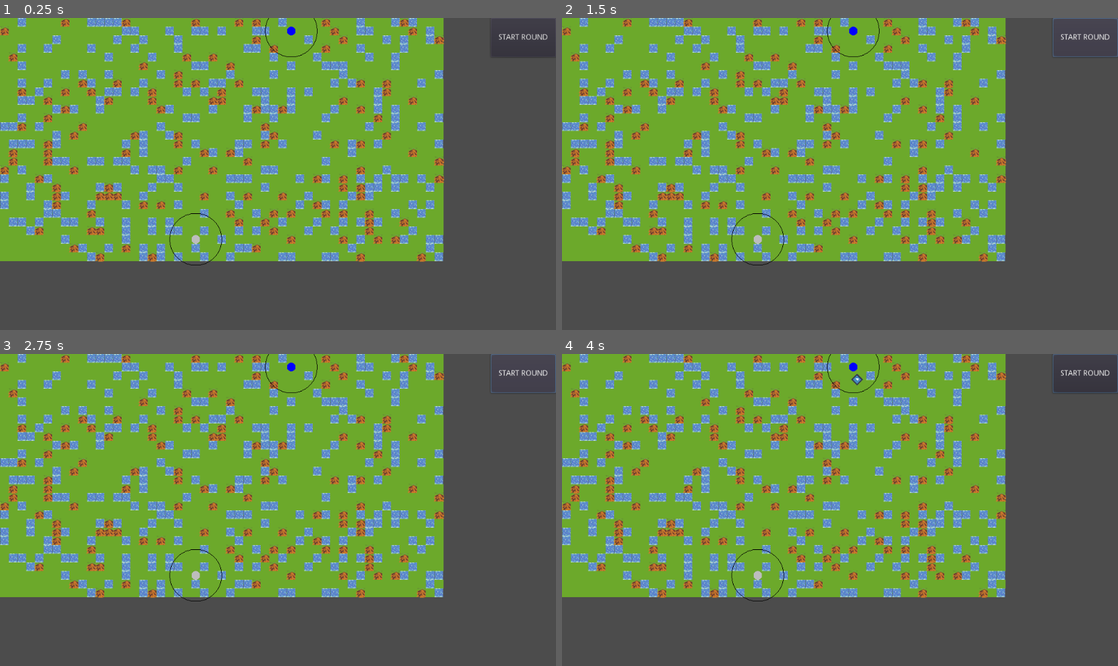
Above: before the commit, frames 1-4 (two rows, left to right).
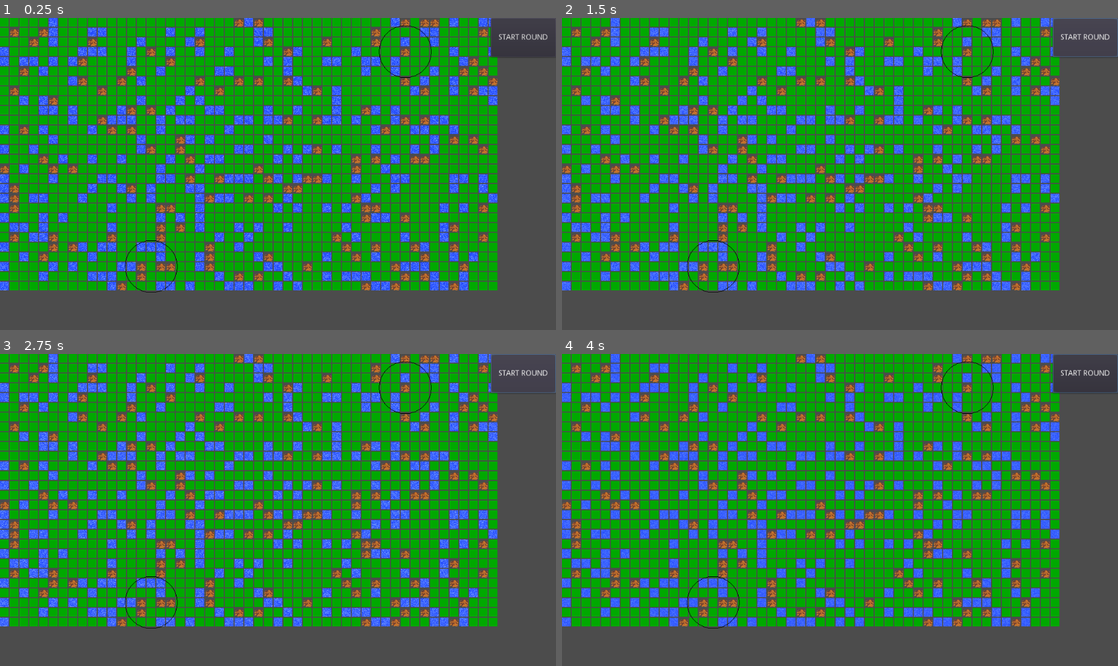
Above: after the commit, the same moments.

Repository: DylanGuidry95/GD_Tower_Defense
Game: Godot game, scene res://Scenes/Main.tscn
Two runs of this game, one before a commit and one after it. Both use one fixed random seed, a clock stepped at 60 frames per second and the inputs below. The engine's default icon, where the game draws it, is replaced by a stand-in: a white triangle on a blue panel in a dark square.
Inputs (mouse positions are in pixels of both pictures, inside the frame that each line leads up to):
- Up to frame 1 (0.25 s): no input
- Up to frame 2 (1.5 s): click "START ROUND" at 0.5 s; click "START ROUND" at 1.25 s
- Up to frame 3 (2.75 s): click "START ROUND" at 2 s
- Up to frame 4 (4 s): move the mouse to (567, 357) at 2.77 s; tap Keypad 8 (show path) at 2.85, 3.8 s; move the mouse to (573, 357) at 3.52 s; click (573, 357) at 3.6 s

The runs differ from the first frame. In frame 1, 75% of the frame differs, in the area x 0-90%, y 0-88%; in frame 2, 75%; in frame 3, 75%; in frame 4, 75%.
Error before the commit: Invalid get index '3' (on base: 'Array'). (res://Scripts/Main.gd:24)
Error after the commit: Parse Error: Expected ']' (res://Scripts/Main.gd:52)

Commit message:
Shadders and visual updates

Diff:
--- /dev/null
+++ b/Tower/Scenes/Goal.tscn
@@ -0,0 +1,9 @@
+[gd_scene load_steps=2 format=2]
+
+[ext_resource path="res://Art/basictiles.png" type="Texture" id=1]
+
+[node name="Goal" type="Sprite"]
+z_index = 1
+texture = ExtResource( 1 )
+region_enabled = true
+region_rect = Rect2( 80, 128, 16, 16 )
--- a/Tower/Scenes/Grass_Tile_1.tscn
+++ b/Tower/Scenes/Grass_Tile_1.tscn
@@ -1,19 +1,25 @@
-[gd_scene load_steps=4 format=2]
+[gd_scene load_steps=6 format=2]
 
 [ext_resource path="res://Art/basictiles.png" type="Texture" id=1]
 [ext_resource path="res://Scripts/Tile_Behaviour.gd" type="Script" id=2]
+[ext_resource path="res://shader/terrain_tile.shader" type="Shader" id=3]
 
-[sub_resource type="RectangleShape2D" id=1]
-extents = Vector2( 8.57505, 8.1465 )
+[sub_resource type="ShaderMaterial" id=1]
+shader = ExtResource( 3 )
+shader_param/height = null
+
+[sub_resource type="RectangleShape2D" id=2]
+extents = Vector2( 8.05476, 8.1465 )
 
 [node name="Grass_Tile_1" type="Sprite" groups=[
 "cell",
 ]]
+material = SubResource( 1 )
 position = Vector2( 8.5, 8 )
 z_index = -1
 texture = ExtResource( 1 )
 region_enabled = true
-region_rect = Rect2( 48, 16, 17, 16 )
+region_rect = Rect2( 49, 16, 16, 16 )
 script = ExtResource( 2 )
 
 [node name="Area2D" type="Area2D" parent="."]
@@ -22,6 +28,7 @@
 collision_mask = 0
 
 [node name="CollisionShape2D" type="CollisionShape2D" parent="Area2D"]
-shape = SubResource( 1 )
+visible = false
+shape = SubResource( 2 )
 [connection signal="mouse_entered" from="Area2D" to="." method="_on_Area2D_mouse_entered"]
 [connection signal="mouse_exited" from="Area2D" to="." method="_on_Area2D_mouse_exited"]
--- a/Tower/Scenes/Main.tscn
+++ b/Tower/Scenes/Main.tscn
@@ -9,10 +9,16 @@
 [ext_resource path="res://Scenes/mountain_tile_1.tscn" type="PackedScene" id=7]
 [ext_resource path="res://Scenes/Harvester.tscn" type="PackedScene" id=8]
 [ext_resource path="res://Scenes/water_tile_1.tscn" type="PackedScene" id=9]
+[ext_resource path="res://Scenes/Spawner.tscn" type="PackedScene" id=10]
+[ext_resource path="res://Scenes/Goal.tscn" type="PackedScene" id=11]
+[ext_resource path="res://Scenes/Path.tscn" type="PackedScene" id=12]
 
 [node name="Main" type="Node2D"]
 script = ExtResource( 1 )
 agent = ExtResource( 3 )
+path_visual = ExtResource( 12 )
+spawner_visual = ExtResource( 10 )
+goal_visual = ExtResource( 11 )
 rounds = [ 5, 10, 15 ]
 
 [node name="Path" type="Node2D" parent="."]
--- /dev/null
+++ b/Tower/Scenes/Path.tscn
@@ -0,0 +1,9 @@
+[gd_scene load_steps=2 format=2]
+
+[ext_resource path="res://Art/basictiles.png" type="Texture" id=1]
+
+[node name="Path" type="Sprite"]
+scale = Vector2( 1, 0.8 )
+texture = ExtResource( 1 )
+region_enabled = true
+region_rect = Rect2( 96, 16, 16, 16 )
--- /dev/null
+++ b/Tower/Scenes/Spawner.tscn
@@ -0,0 +1,9 @@
+[gd_scene load_steps=2 format=2]
+
+[ext_resource path="res://Art/basictiles.png" type="Texture" id=1]
+
+[node name="Spawner" type="Sprite"]
+z_index = 1
+texture = ExtResource( 1 )
+region_enabled = true
+region_rect = Rect2( 48, 79, 16, 16 )
--- a/Tower/Scenes/mountain_tile_1.tscn
+++ b/Tower/Scenes/mountain_tile_1.tscn
@@ -1,20 +1,25 @@
-[gd_scene load_steps=4 format=2]
+[gd_scene load_steps=6 format=2]
 
 [ext_resource path="res://Art/basictiles.png" type="Texture" id=1]
 [ext_resource path="res://Scripts/Tile_Behaviour.gd" type="Script" id=2]
+[ext_resource path="res://shader/terrain_tile.shader" type="Shader" id=3]
 
-[sub_resource type="RectangleShape2D" id=1]
+[sub_resource type="ShaderMaterial" id=1]
+shader = ExtResource( 3 )
+shader_param/height = null
+
+[sub_resource type="RectangleShape2D" id=2]
 extents = Vector2( 8.57505, 8.1465 )
 
 [node name="Mountain" type="Sprite" groups=[
 "cell",
 ]]
+material = SubResource( 1 )
 position = Vector2( 8.5, 8 )
-scale = Vector2( 1.2, 1.2 )
 z_index = -1
 texture = ExtResource( 1 )
 region_enabled = true
-region_rect = Rect2( 96, 112, 16, 15 )
+region_rect = Rect2( 96, 112, 16, 16 )
 script = ExtResource( 2 )
 
 [node name="Area2D" type="Area2D" parent="."]
@@ -23,13 +28,7 @@
 collision_mask = 0
 
 [node name="CollisionShape2D" type="CollisionShape2D" parent="Area2D"]
-shape = SubResource( 1 )
-
-[node name="Sprite" type="Sprite" parent="."]
-scale = Vector2( 0.8, 0.8 )
-z_index = -1
-texture = ExtResource( 1 )
-region_enabled = true
-region_rect = Rect2( 48, 16, 17, 16 )
+visible = false
+shape = SubResource( 2 )
 [connection signal="mouse_entered" from="Area2D" to="." method="_on_Area2D_mouse_entered"]
 [connection signal="mouse_exited" from="Area2D" to="." method="_on_Area2D_mouse_exited"]
--- a/Tower/Scenes/water_tile_1.tscn
+++ b/Tower/Scenes/water_tile_1.tscn
@@ -1,14 +1,19 @@
-[gd_scene load_steps=4 format=2]
+[gd_scene load_steps=6 format=2]
 
 [ext_resource path="res://Art/basictiles.png" type="Texture" id=1]
 [ext_resource path="res://Scripts/Tile_Behaviour.gd" type="Script" id=2]
+[ext_resource path="res://shader/water.tres" type="Shader" id=3]
 
-[sub_resource type="RectangleShape2D" id=1]
+[sub_resource type="ShaderMaterial" id=1]
+shader = ExtResource( 3 )
+
+[sub_resource type="RectangleShape2D" id=2]
 extents = Vector2( 8.57505, 8.1465 )
 
 [node name="water_tile" type="Sprite" groups=[
 "cell",
 ]]
+material = SubResource( 1 )
 position = Vector2( 8.5, 8 )
 z_index = -1
 texture = ExtResource( 1 )
@@ -17,11 +22,13 @@
 script = ExtResource( 2 )
 
 [node name="Area2D" type="Area2D" parent="."]
+visible = false
 gravity = 0.0
 collision_layer = 2147483649
 collision_mask = 0
 
 [node name="CollisionShape2D" type="CollisionShape2D" parent="Area2D"]
-shape = SubResource( 1 )
+visible = false
+shape = SubResource( 2 )
 [connection signal="mouse_entered" from="Area2D" to="." method="_on_Area2D_mouse_entered"]
 [connection signal="mouse_exited" from="Area2D" to="." method="_on_Area2D_mouse_exited"]
--- a/Tower/Scripts/Main.gd
+++ b/Tower/Scripts/Main.gd
@@ -1,17 +1,29 @@
 extends Node2D
 export (PackedScene) var agent
+export (PackedScene) var path_visual
+export (PackedScene) var spawner_visual
+export (PackedScene) var goal_visual
 
 var is_round_running
 export var rounds = []
 var num_spawns = 0
 var current_round = 0
+var spawner
+var goal
+var paths = []
 
 export var health = 1
 
 # Called when the node enters the scene tree for the first time.
 func _ready():
 	is_round_running = false
-	pass # Replace with function body.
+	var algo = $Path
+	spawner = spawner_visual.instance()
+	add_child(spawner)
+	spawner.position = algo.start_node.position
+	goal = goal_visual.instance()
+	add_child(goal)
+	goal.position = algo.end_node.position
 
 func _on_SpawnTimer_timeout():
 	if is_round_running:
@@ -25,10 +37,20 @@
 		is_round_running = false
 
 func _process(delta):
+	update()
 	if Input.is_action_just_pressed("show path") && !is_round_running:
 		$Path.find_path()
-		for c in $Path.valid_path:
-			$Path.tiles[$Path.cells.find(c)].path = true
+
+func _draw():
+	var path = $Path.valid_path
+	if path != null:
+		if path.size() != 0:
+			var iter = 0
+			for tile in path:
+				if iter == path.size() - 1:
+					break
+				draw_line($Path.tiles[tile, path[iter + 1].position, Color.black)
+				iter += 1
 
 func take_damage():
 	health -= 1
--- a/Tower/Scripts/Navigation_Behaviour.gd
+++ b/Tower/Scripts/Navigation_Behaviour.gd
@@ -28,8 +28,6 @@
 		if current_index < 0:
 			emit_signal("goal_reached")
 			queue_free()
-		timer = 0
-
 
 func _on_Area2D_body_entered(body):
 	queue_free()
--- a/Tower/Scripts/Path_Follow_Grid.gd
+++ b/Tower/Scripts/Path_Follow_Grid.gd
@@ -96,7 +96,7 @@
 			cells.append(newCell)
 
 	for c in cells:
-		var pos = c.position * Vector2(16,16)
+		var pos = c.position * Vector2(18,18)
 		c.height = noise.get_noise_2dv(pos) * height_mod
 		var newTile
 		if c.height > 1.5:
@@ -111,6 +111,9 @@
 		add_child(newTile)
 		newTile.position = pos + newTile.position
 		newTile.connect("tile_interacted", self, "tile_clicked")
+		var h = c.height
+		var mat = newTile.material
+		mat.set_shader_param("height", h)
 
 	start_node = tiles[random.randi_range(0, tiles.size() / 2)]
 	var start = cells[tiles.find(start_node)]
--- a/Tower/Scripts/Tile_Behaviour.gd
+++ b/Tower/Scripts/Tile_Behaviour.gd
@@ -15,19 +15,8 @@
 	traversable = !has_resource
 	pass # Replace with function body.
 
-func _draw():
-	var p = get_parent()
-	var h = p.cells[p.tiles.find(self)].height
-	if path:
-		draw_circle(Vector2(0,0), 7, Color.yellow)
-	if is_start:
-		draw_circle(Vector2(0,0), 8, Color.blue)
-	if is_goal:
-		draw_circle(Vector2(0,0), 8, Color.gray)
-
 # Called every frame. 'delta' is the elapsed time since the previous frame.
 func _process(delta):
-	update()
 	if hoovered && interactable && !is_start && !is_goal:
 		if Input.is_action_just_pressed("place_turret") && !has_resource:
 			emit_signal("tile_interacted", self, "traversable")
--- /dev/null
+++ b/Tower/shader/terrain_tile.shader
@@ -0,0 +1,18 @@
+shader_type canvas_item;
+uniform float height;
+
+void fragment()
+{
+	vec4 grass = vec4(0,1,0,1);
+	vec4 water = vec4(0, 0, 1, 1);
+	vec4 mountain = vec4(1, .98, .98, 1);
+
+	vec4 c = texture(TEXTURE, UV);
+
+	if(height >= 1.5)
+		COLOR = mountain * c;
+	else if(height <= -1.0)
+		COLOR = water * c;
+	else
+		COLOR = grass * c;
+}
--- a/Tower/shader/water.tres
+++ b/Tower/shader/water.tres
@@ -2,24 +2,25 @@
 
 [ext_resource path="res://shader/PerlinNoise3D.gd" type="Script" id=1]
 
-[sub_resource type="VisualShaderNodeScalarFunc" id=5]
+[sub_resource type="VisualShaderNodeScalarFunc" id=1]
 function = 0
 
-[sub_resource type="VisualShaderNodeColorConstant" id=6]
+[sub_resource type="VisualShaderNodeColorConstant" id=2]
 constant = Color( 0, 0.15625, 1, 1 )
 
-[sub_resource type="VisualShaderNodeVectorOp" id=7]
-
-[sub_resource type="VisualShaderNodeInput" id=1]
-input_name = "uv"
-
-[sub_resource type="VisualShaderNodeVec3Constant" id=2]
-constant = Vector3( 5, 5, 5 )
-
-[sub_resource type="VisualShaderNodeScalarConstant" id=3]
-constant = 3.0
+[sub_resource type="VisualShaderNodeVectorOp" id=3]
+output_port_for_preview = 0
 
 [sub_resource type="VisualShaderNodeInput" id=4]
+input_name = "fragcoord"
+
+[sub_resource type="VisualShaderNodeVec3Constant" id=5]
+constant = Vector3( 5, 5, 1 )
+
+[sub_resource type="VisualShaderNodeScalarConstant" id=6]
+constant = 10.0
+
+[sub_resource type="VisualShaderNodeInput" id=7]
 input_name = "time"
 
 [sub_resource type="VisualShaderNodeCustom" id=8]
@@ -137,13 +138,13 @@
 
 void fragment() {
 // Input:2
-	vec3 n_out2p0 = vec3(UV, 0.0);
+	vec3 n_out2p0 = FRAGCOORD.xyz;
 
 // Vector:3
-	vec3 n_out3p0 = vec3(5.000000, 5.000000, 5.000000);
+	vec3 n_out3p0 = vec3(5.000000, 5.000000, 1.000000);
 
 // Scalar:4
-	float n_out4p0 = 3.000000;
+	float n_out4p0 = 10.000000;
 
 // Input:5
 	float n_out5p0 = TIME;
@@ -184,29 +185,29 @@
 }
 "
 custom_defines = ""
-graph_offset = Vector2( 31, -79.75 )
+graph_offset = Vector2( -80.8, 257 )
 mode = 1
 flags/light_only = false
 nodes/vertex/0/position = Vector2( 625, 121 )
 nodes/fragment/0/position = Vector2( 998, 86 )
-nodes/fragment/2/node = SubResource( 1 )
-nodes/fragment/2/position = Vector2( 257, 56 )
-nodes/fragment/3/node = SubResource( 2 )
+nodes/fragment/2/node = SubResource( 4 )
+nodes/fragment/2/position = Vector2( 200, 20 )
+nodes/fragment/3/node = SubResource( 5 )
 nodes/fragment/3/position = Vector2( 68, 123 )
-nodes/fragment/4/node = SubResource( 3 )
+nodes/fragment/4/node = SubResource( 6 )
 nodes/fragment/4/position = Vector2( 219, 216 )
-nodes/fragment/5/node = SubResource( 4 )
+nodes/fragment/5/node = SubResource( 7 )
 nodes/fragment/5/position = Vector2( 241, 290 )
 nodes/fragment/6/node = SubResource( 8 )
 nodes/fragment/6/position = Vector2( 571, 11 )
 nodes/fragment/7/node = SubResource( 9 )
 nodes/fragment/7/position = Vector2( 575, 246 )
 nodes/fragment/8/node = SubResource( 10 )
-nodes/fragment/8/position = Vector2( 807, 69 )
-nodes/fragment/13/node = SubResource( 5 )
-nodes/fragment/13/position = Vector2( 403, 377 )
-nodes/fragment/14/node = SubResource( 6 )
+nodes/fragment/8/position = Vector2( 780, 160 )
+nodes/fragment/13/node = SubResource( 1 )
+nodes/fragment/13/position = Vector2( 340, 400 )
+nodes/fragment/14/node = SubResource( 2 )
 nodes/fragment/14/position = Vector2( 809, 422.5 )
-nodes/fragment/15/node = SubResource( 7 )
-nodes/fragment/15/position = Vector2( 985, 371.5 )
-nodes/fragment/connections = PoolIntArray( 2, 0, 6, 0, 3, 0, 6, 1, 4, 0, 6, 2, 6, 0, 8, 0, 13, 0, 7, 3, 5, 0, 13, 0, 4, 0, 7, 2, 3, 0, 7, 1, 2, 0, 7, 0, 5, 0, 6, 3, 8, 0, 15, 0, 14, 0, 15, 1, 15, 0, 0, 0, 7, 0, 8, 1 )
+nodes/fragment/15/node = SubResource( 3 )
+nodes/fragment/15/position = Vector2( 980, 260 )
+nodes/fragment/connections = PoolIntArray( 3, 0, 6, 1, 4, 0, 6, 2, 6, 0, 8, 0, 13, 0, 7, 3, 5, 0, 13, 0, 4, 0, 7, 2, 3, 0, 7, 1, 5, 0, 6, 3, 8, 0, 15, 0, 14, 0, 15, 1, 15, 0, 0, 0, 7, 0, 8, 1, 2, 0, 6, 0, 2, 0, 7, 0 )
Not shown: 1 places in Tower/Scenes/Main.tscn that only renumber resources
